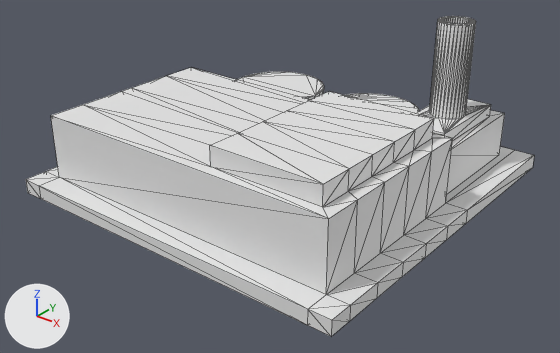
An edit to the FBX model CityBuilderRTS/CityBuilder/CityBuilder/bin/data/Factory.fbx, drawn before and after from the same camera.
The view is the same before and after, from a 50 mm camera at (2.39, -3.07, 1.82) aimed at (0.07, -0.16, 0.02). The lights are fixed; the arrows at lower left show +X, +Y and +Z. Mesh edges are drawn as thin lines.
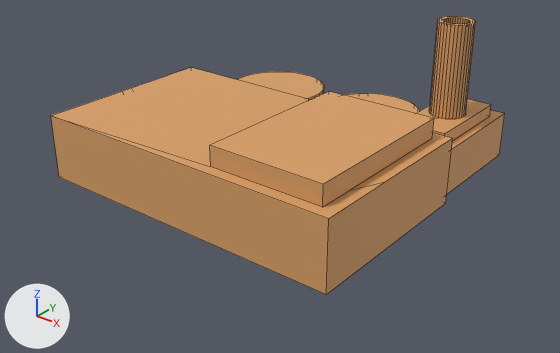
Where the change shows, as pixel boxes [x1, y1, x2, y2] in the pictures (560 x 353 px):
'Cube', reshaped (11% narrower, 13% shorter)
    before: [26, 16, 534, 336]
    after: [51, 16, 505, 295]
part 1 of me_cube, deleted
    before: [26, 76, 534, 336]

The edits, one by one:
Material 'Material' (mat_material) is new.
Its base color is (0.694, 0.352, 0.133) (orange #d9a066).
Its roughness is 0.69.
me_cube is used by ob_cube; location (0.0, 0.0, 0.0).
me_cube had 390 vertices, 707 faces and spanned x -1.0..1.0, y -1.0..1.0, z -0.08..0.82.
me_cube now has 314 vertices, 174 faces and spans x -0.88..0.88, y -0.87..0.88, z 0.0..0.82.
me_cube part 1: 76 vertices removed from x -1.0..1.0, y -1.0..1.0, z -0.08..0.46.
me_cube now uses material mat_material (orange #d9a066).
